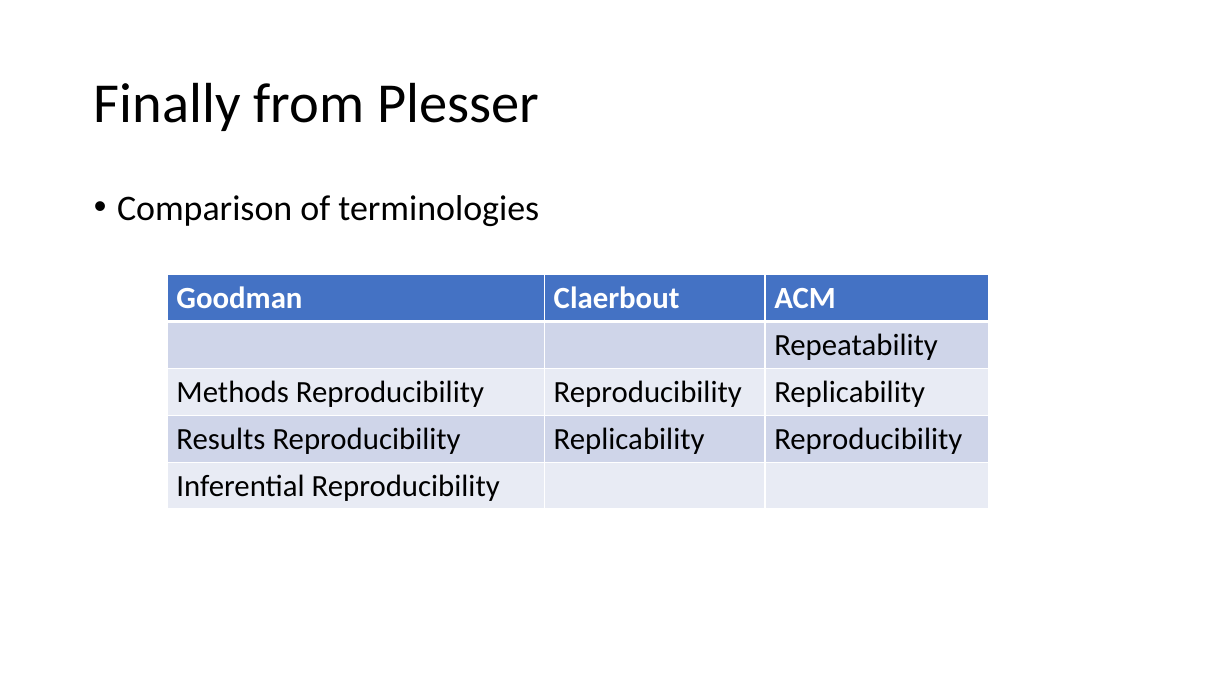
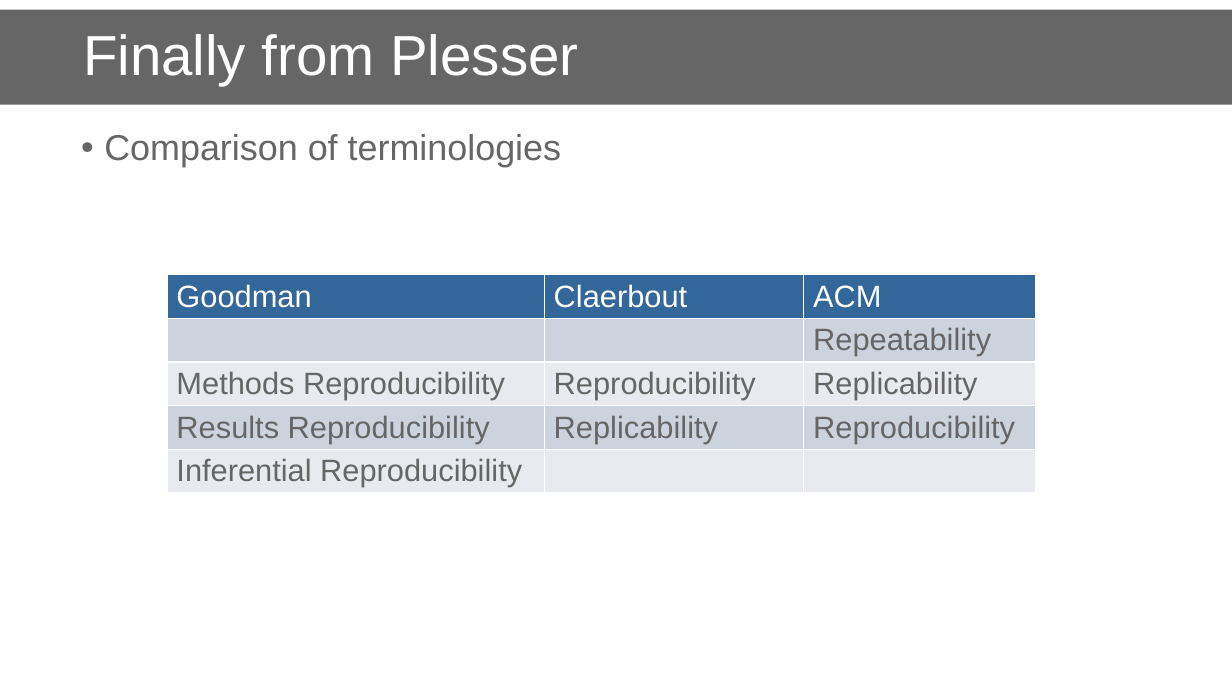
Before and after one commit to danielskatz/repro-fdtd1d, a slide deck: slide 13 of comp-repro.pptx (slide 12 before the commit). Drawn at 1232x693 pixels with LibreOffice and Linux fonts; fonts in the diff are those of the drawing; background and template pictures are left out. Boxes give left, top, right and bottom in pixels: in the first picture for what was removed or moved away, otherwise in the second. Text is boxed around its words. In the diff, an @@ line names an element or a change of style, - is before the commit and + after.

```diff
--- a/comp-repro.pptx
+++ b/comp-repro.pptx
@@ title "Finally from Plesser" resized from (x1=94, y1=82, x2=539, y2=131) to (x1=0, y1=9, x2=1232, y2=104) @@
@@ title "Finally from Plesser" at (x1=0, y1=9, x2=1232, y2=104): font Calibri to Arial, text colour #000000 to #FFFFFF; indent changed; fill none to #666666 @@
@@ text "Comparison of terminologies" moved from (x1=117, y1=195, x2=539, y2=226) to (x1=104, y1=134, x2=562, y2=167) @@
@@ text "Comparison of terminologies" at (x1=104, y1=134, x2=562, y2=167): font Calibri to Arial, text colour #000000 to #666666 @@
@@ table at (x1=167, y1=274, x2=1036, y2=506) @@
@@ fill #4472C4 to #336699 in row 1 @@
@@ fill #CFD5EA to #CED3DE in 6 cells @@
@@ fill #E9EBF5 to #E8EAEF in 6 cells @@
@@ font Calibri to Arial @@
@@ bold off in "Goodman", "Claerbout", "ACM" @@
@@ text colour #000000 to #666666 in "Repeatability", "Methods Reproducibility", "Reproducibility", "Replicability" and 4 more places @@
@@ table resized from (x1=167, y1=274, x2=989, y2=506) to (x1=167, y1=274, x2=1036, y2=506) @@
```
Also in this commit, not shown: 17 other slides changed, 4 slides added.
